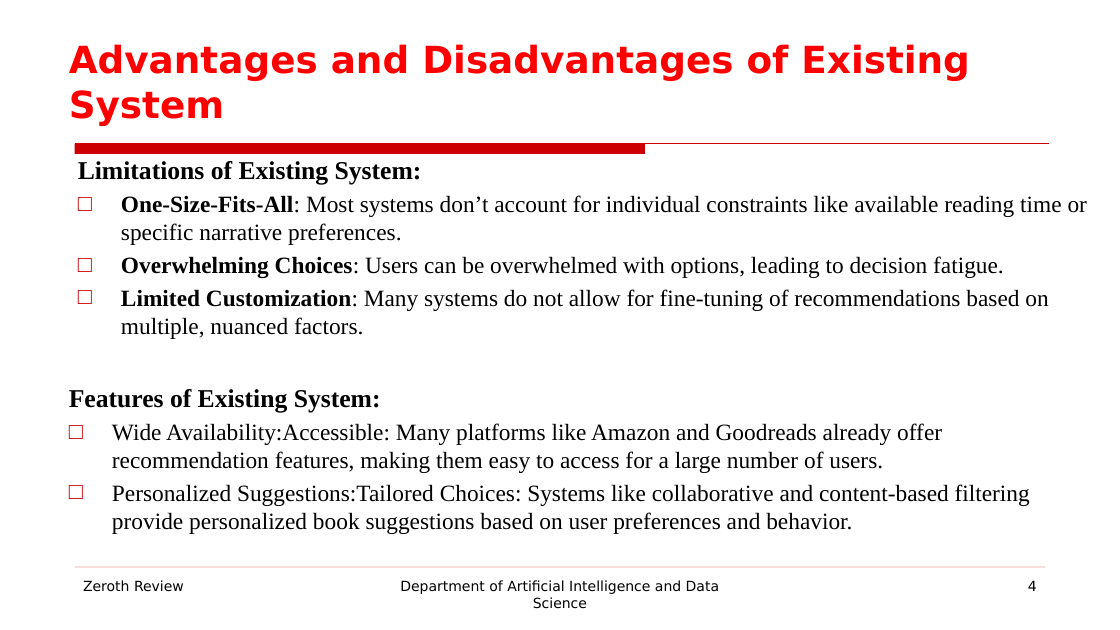
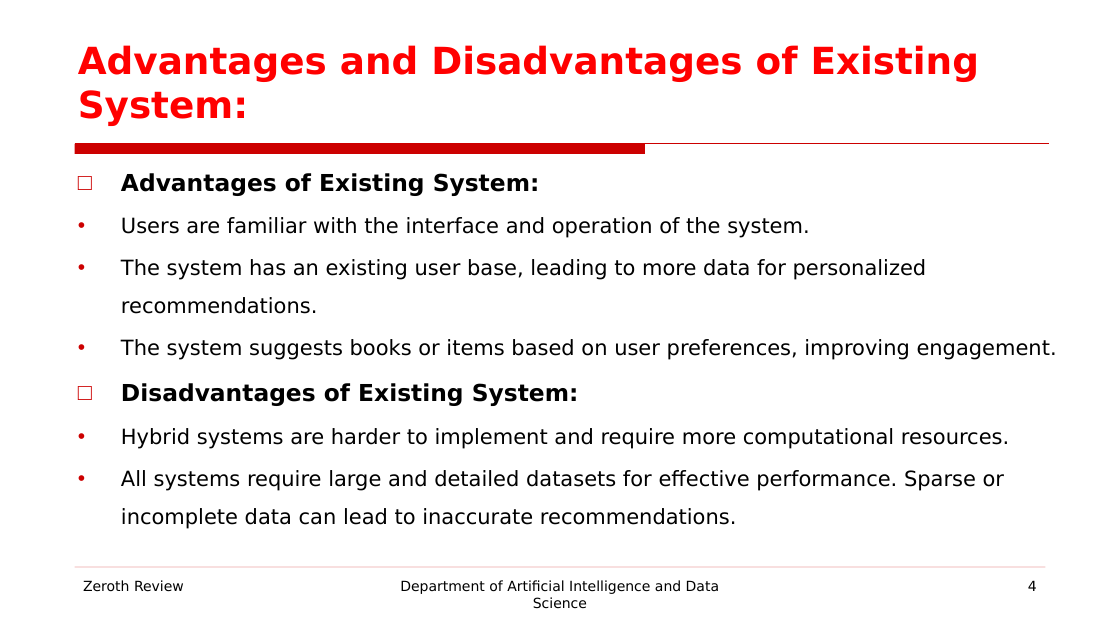
Before and after one commit to prasannak17/221801037_AD19541_SE, a slide deck: slide 4 of SE LAB EXAM PPT.pptx. Drawn at 1120x630 pixels with LibreOffice and Linux fonts; fonts in the diff are those of the drawing; background and template pictures are left out. Boxes give left, top, right and bottom in pixels: in the first picture for what was removed or moved away, otherwise in the second. Text is boxed around its words. In the diff, an @@ line names an element or a change of style, - is before the commit and + after.

```diff
--- a/SE LAB EXAM PPT.pptx
+++ b/SE LAB EXAM PPT.pptx
@@ title at box(78, 45, 979, 126): text changed @@
-Advantages and Disadvantages of Existing System
+Advantages and Disadvantages of Existing System:
@@ text at box(121, 173, 1057, 529): text changed; size 20 to 18 pt; font Times New Roman to DejaVu Sans @@
-Limitations of Existing System:
-□ One-Size-Fits-All: Most systems don’t account for individual constraints like available reading time or specific narrative preferences.
-□ Overwhelming Choices: Users can be overwhelmed with options, leading to decision fatigue.
-□ Limited Customization: Many systems do not allow for fine-tuning of recommendations based on multiple, nuanced factors.
+□ Advantages of Existing System:
+• Users are familiar with the interface and operation of the system.
+• The system has an existing user base, leading to more data for personalized recommendations.
+• The system suggests books or items based on user preferences, improving engagement.
+□ Disadvantages of Existing System:
+• Hybrid systems are harder to implement and require more computational resources.
+• All systems require large and detailed datasets for effective performance. Sparse or incomplete data can lead to inaccurate recommendations.
@@ text removed at box(69, 389, 1030, 534) @@
-Features of Existing System:
-□ Wide Availability:Accessible: Many platforms like Amazon and Goodreads already offer recommendation features, making them easy to access for a large number of users.
-□ Personalized Suggestions:Tailored Choices: Systems like collaborative and content-based filtering provide personalized book suggestions based on user preferences and behavior.
```
Also in this commit, not shown: 16 other slides changed.
